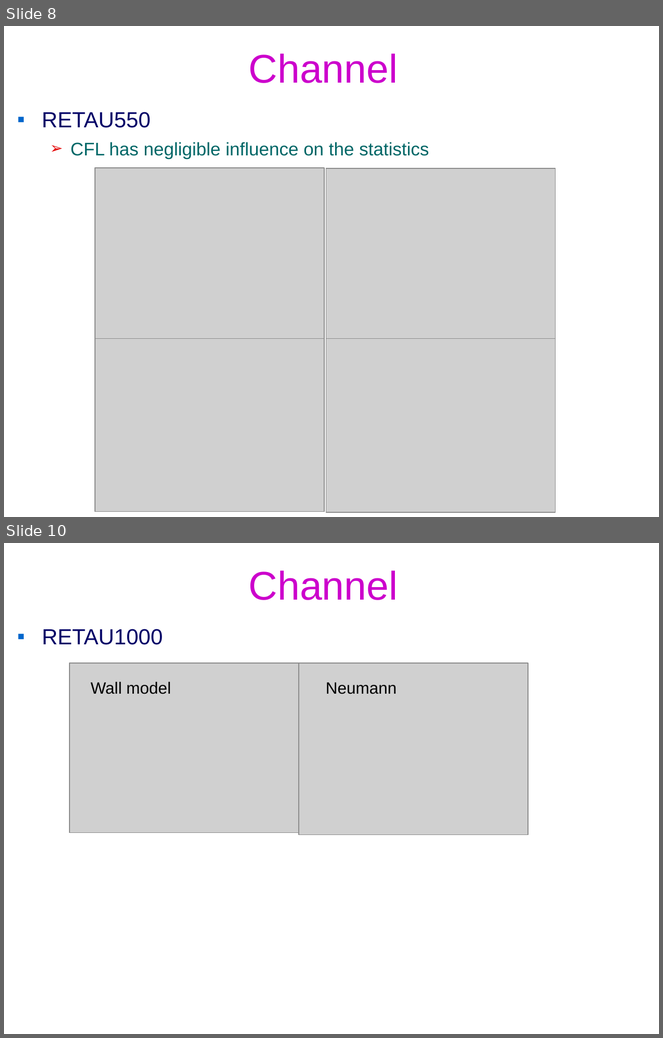
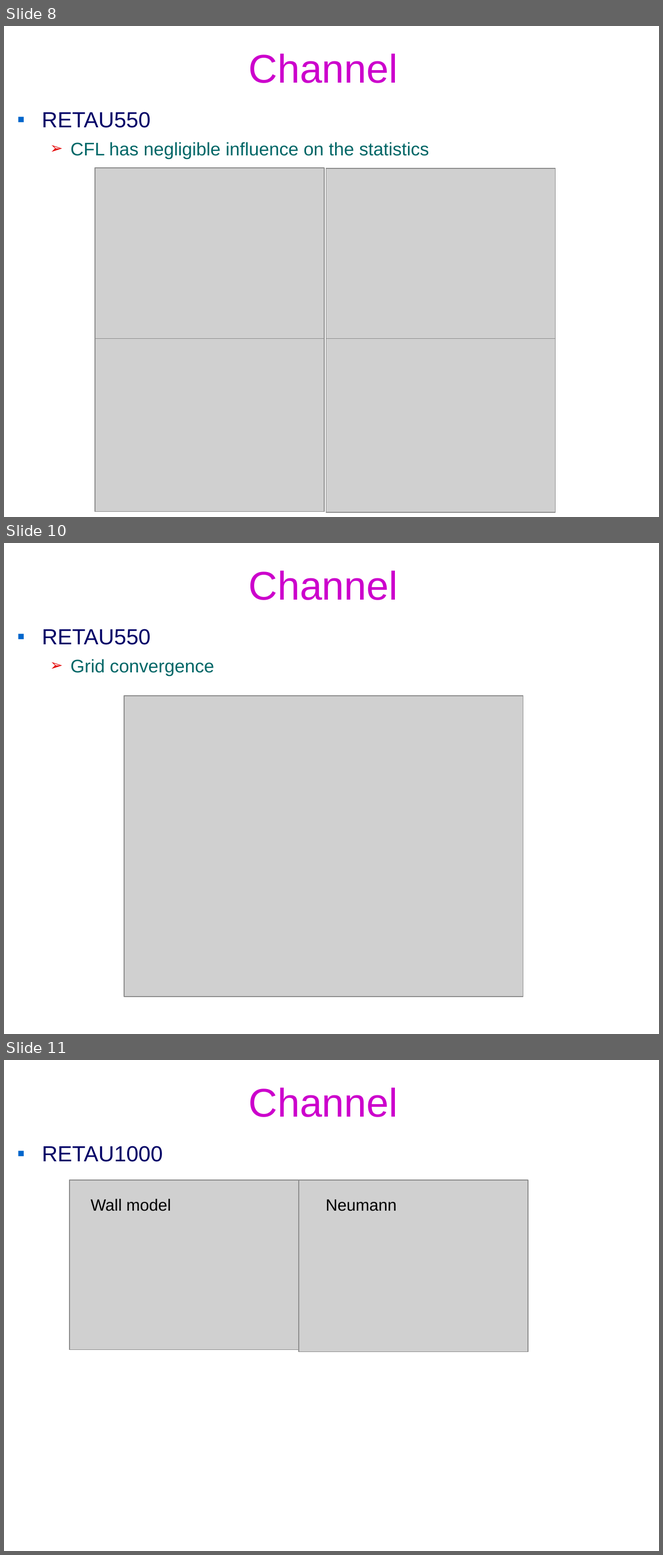
Before and after one commit to federicoVerolini/CaLES, a slide deck: docs/vv.pptx. Shown one above the other, each under a label of ours: slides 8 and 10 before the commit, slides 8, 10 and 11 after it; the slides between them are not shown. The pictures are 663x1038 and 663x1555 pixels, drawn with LibreOffice and Linux fonts; fonts in the diff are those of the drawing; grey boxes stand for pictures; background and template pictures are left out. Boxes give left, top, right and bottom in pixels: in the first picture for what was removed or moved away, otherwise in the second. Text is boxed around its words. In the diff, an @@ line names an element or a change of style, - is before the commit and + after.

```diff
--- a/docs/vv.pptx
+++ b/docs/vv.pptx
@@ slide 10 added at (x1=4, y1=543, x2=659, y2=1034), background #FFFFFF @@
@@ title added at (x1=249, y1=571, x2=398, y2=600), 44 pt, text #CC00CC @@
+Channel
@@ text added at (x1=42, y1=629, x2=215, y2=676), 20 pt, text #006666 @@
+▪ RETAU550
+  ➢ Grid convergence
@@ picture added at (x1=124, y1=696, x2=523, y2=997) @@
@@ what was slide 10 is now slide 11 @@
```
Also in this commit, not shown: 3 slides changed, 11 other files.
